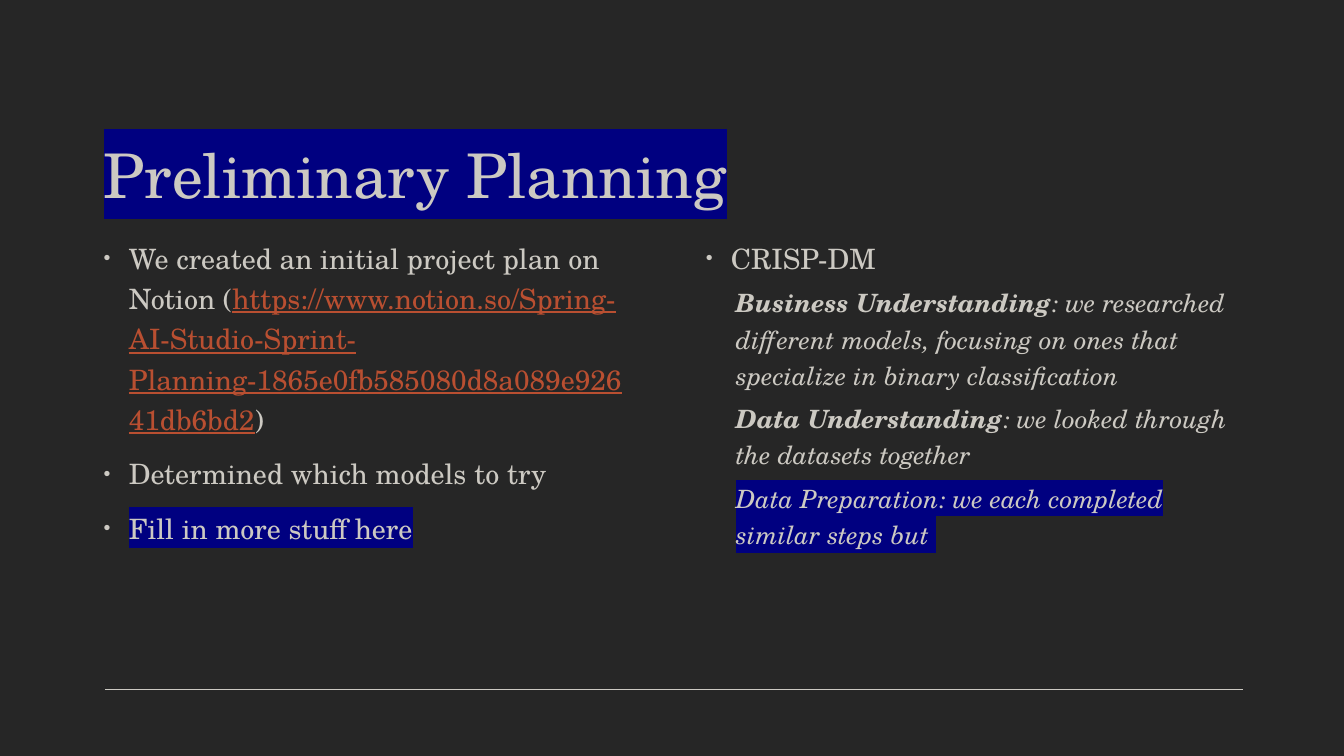
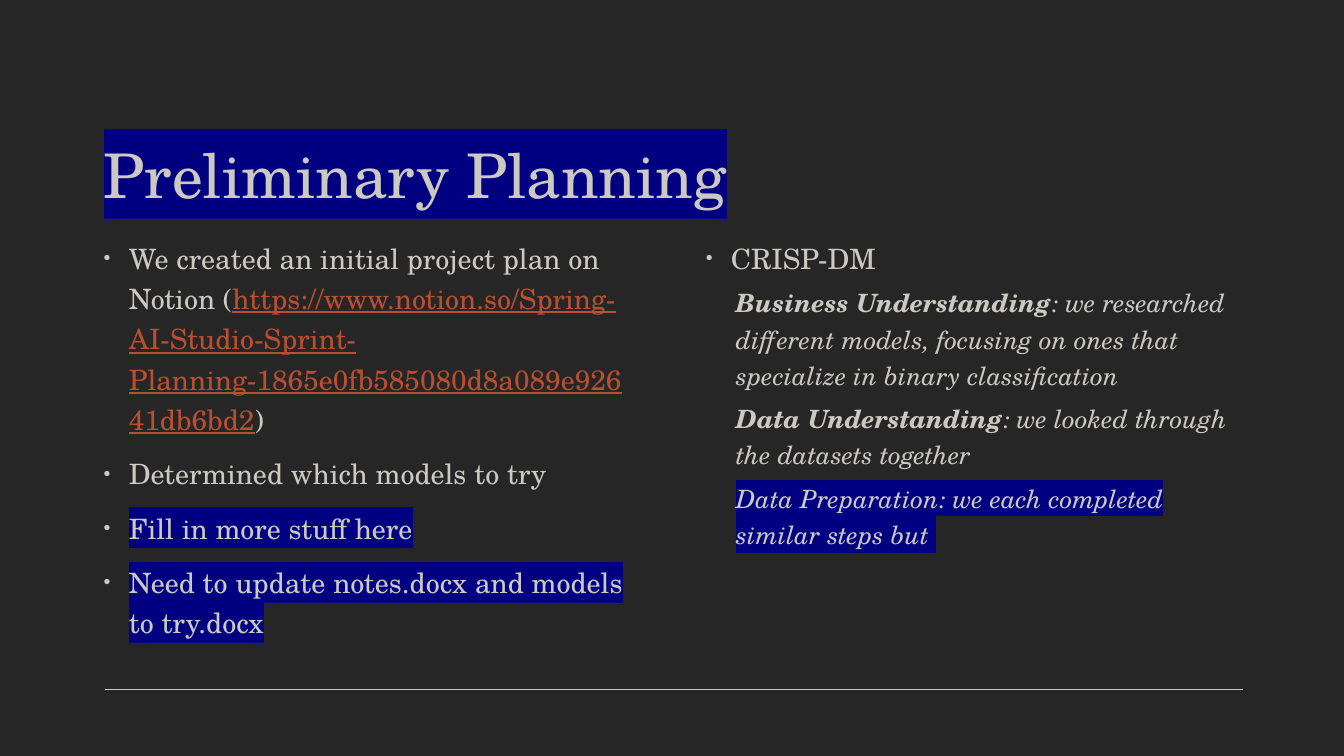
Before and after one commit to WiDS-Datathon-2025-UCLA-Team-2/UCLA_WiDS_Team-2, a slide deck: slide 3 of Final_Results/UCLA_WiDS_Team_2_Results.pptx. Drawn at 1344x756 pixels with LibreOffice and Linux fonts; fonts in the diff are those of the drawing. Boxes give left, top, right and bottom in pixels: in the first picture for what was removed or moved away, otherwise in the second. Text is boxed around its words. In the diff, an @@ line names an element or a change of style, - is before the commit and + after.

```diff
--- a/Final_Results/UCLA_WiDS_Team_2_Results.pptx
+++ b/Final_Results/UCLA_WiDS_Team_2_Results.pptx
@@ text at (129, 572, 623, 639): paragraph added @@
+• Need to update notes.docx and models to try.docx
```
